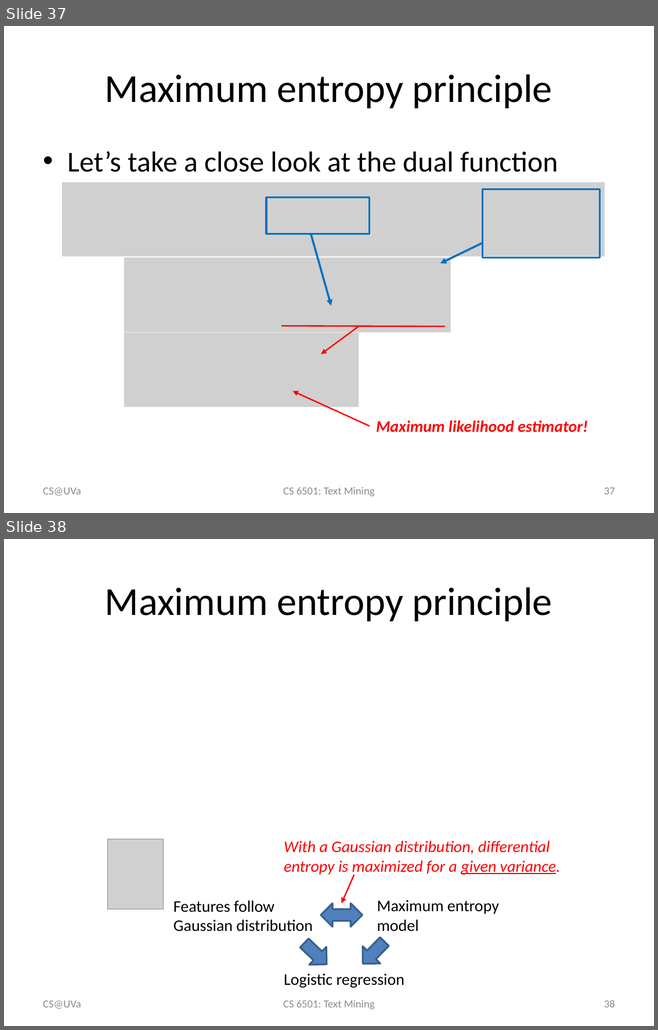
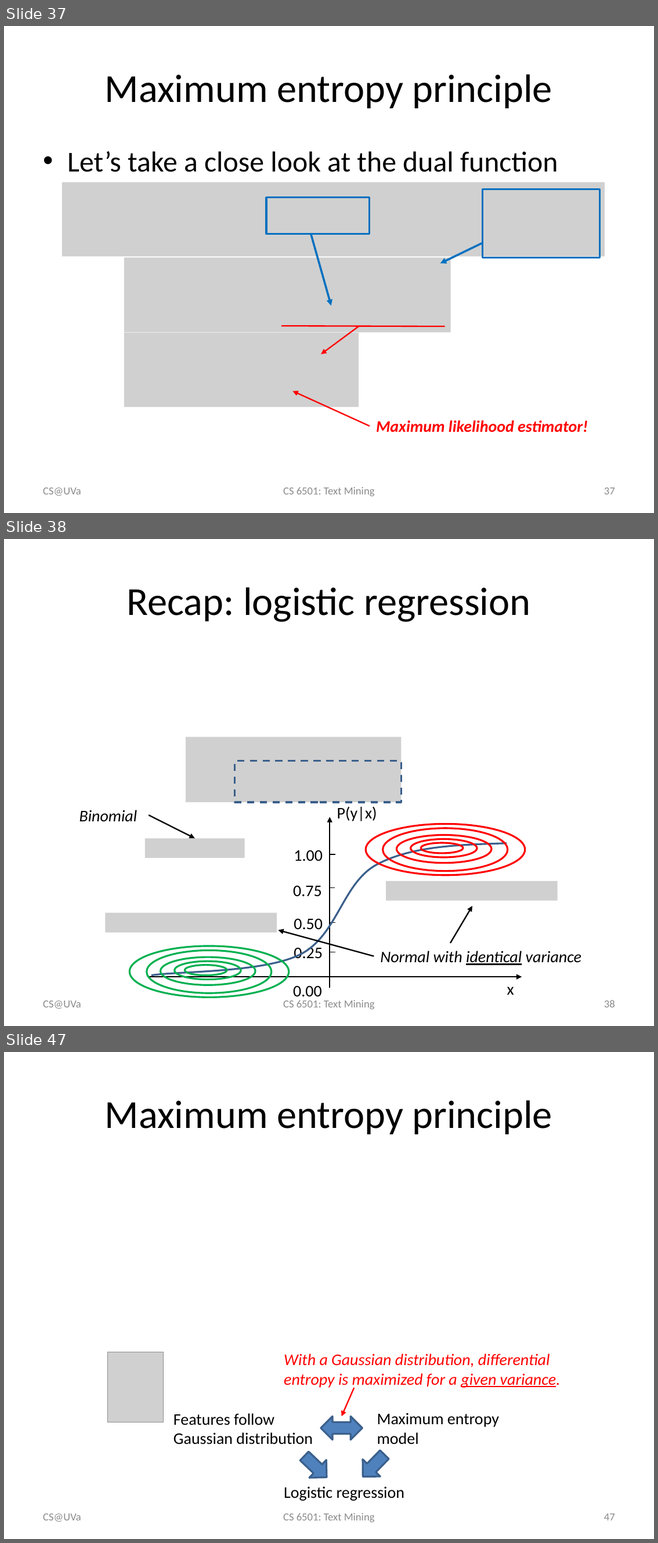
Before and after one commit to wang296/CS6501-Text-Mining, a slide deck: docs/Logistic Regression.pptx. Shown one above the other, each under a label of ours: slides 37 and 38 before the commit, slides 37, 38 and 47 after it; the slides between them are not shown. The pictures are 658x1030 and 658x1543 pixels, drawn with LibreOffice and Linux fonts; fonts in the diff are those of the drawing; grey boxes stand for pictures. Boxes give left, top, right and bottom in pixels: in the first picture for what was removed or moved away, otherwise in the second. Text is boxed around its words. In the diff, an @@ line names an element or a change of style, - is before the commit and + after.

```diff
--- a/docs/Logistic Regression.pptx
+++ b/docs/Logistic Regression.pptx
@@ slide 38 added at [4, 539, 654, 1026], background #FFFFFF @@
@@ title added at [126, 587, 530, 622], 44 pt, text #000000 @@
+Recap: logistic regression
@@ picture added at [186, 737, 401, 803] @@
@@ rectangle added at [235, 761, 401, 802], outline #3A5F8C 2 pt dashed @@
@@ text added at [79, 810, 137, 822], 18 pt, text #000000, italic @@
+Binomial
@@ arrow added from (149, 815) to (195, 838), #000000 1.5 pt @@
@@ arrow added from (329, 988) to (329, 817), #000000 1 pt @@
@@ text added at [337, 806, 377, 821], 18 pt, text #000000 @@
+P(y|x)
@@ picture added at [145, 838, 244, 858] @@
@@ freeform shape added at [151, 843, 507, 976], outline #3A5F8C 2 pt @@
@@ text added at [293, 850, 322, 861], 18 pt, text #000000 @@
+1.00
@@ group added at [365, 824, 524, 875]: 5 ellipses @@
@@ line added from (329, 855) to (335, 855), #000000 0.75 pt @@
@@ text added at [293, 886, 322, 896], 18 pt, text #000000 @@
+0.75
@@ line added from (329, 888) to (335, 888), #000000 0.75 pt @@
@@ text added at [293, 919, 322, 929], 18 pt, text #000000 @@
+0.50
@@ group added at [106, 881, 581, 965]: 2 pictures, 2 arrows, 1 text @@
+Normal with identical variance
@@ line added from (329, 923) to (335, 923), #000000 0.75 pt @@
@@ text added at [293, 945, 322, 958], 18 pt, text #000000 @@
+0.25
@@ line added from (329, 952) to (335, 952), #000000 0.75 pt @@
@@ group added at [129, 946, 289, 998]: 5 ellipses @@
@@ arrow added from (148, 977) to (522, 977), #000000 1 pt @@
@@ text added at [293, 986, 322, 1001], 18 pt, text #000000 @@
+0.00
@@ text added at [507, 987, 514, 995], 18 pt, text #000000 @@
+x
@@ text added at [43, 1001, 81, 1009], 12 pt, text #8C8C8C @@
+CS@UVa
@@ text added at [283, 1000, 375, 1009], 12 pt, text #8C8C8C @@
+CS 6501: Text Mining
@@ page number added at [604, 1000, 615, 1008], 12 pt, text #8C8C8C @@
+38
@@ what was slide 38 is now slide 47 @@
@@ page number at [604, 1514, 615, 1521]: text changed @@
-38
+47
```
Also in this commit, not shown: 3 slides changed, 10 other slides added, 2 other files.
